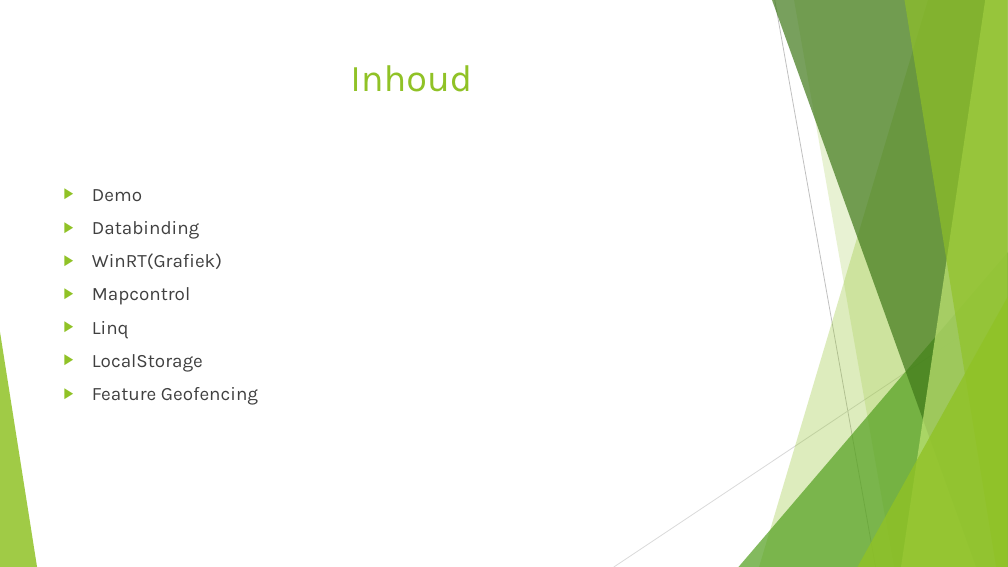
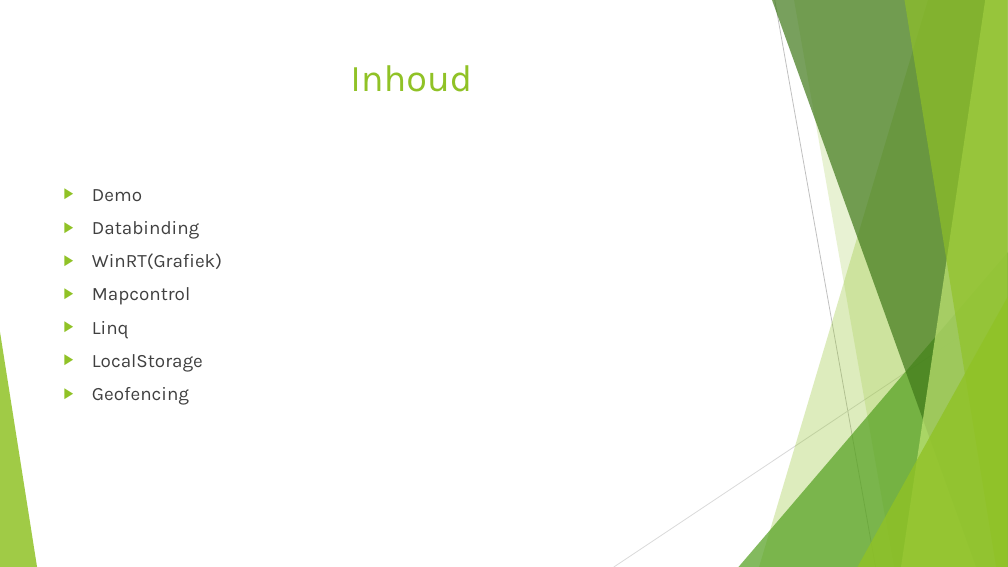
Before and after one commit to aareschluchtje/Runkeeper, a slide deck: slide 2 of Runkeeper.pptx. Drawn at 1008x567 pixels with LibreOffice and Linux fonts; fonts in the diff are those of the drawing. Boxes give left, top, right and bottom in pixels: in the first picture for what was removed or moved away, otherwise in the second. Text is boxed around its words. In the diff, an @@ line names an element or a change of style, - is before the commit and + after.

```diff
--- a/Runkeeper.pptx
+++ b/Runkeeper.pptx
@@ text at (x1=92, y1=387, x2=189, y2=405): text changed @@
-▶ Feature Geofencing
+▶ Geofencing
```
Also in this commit, not shown: 1 slide added, 1 slide removed.
